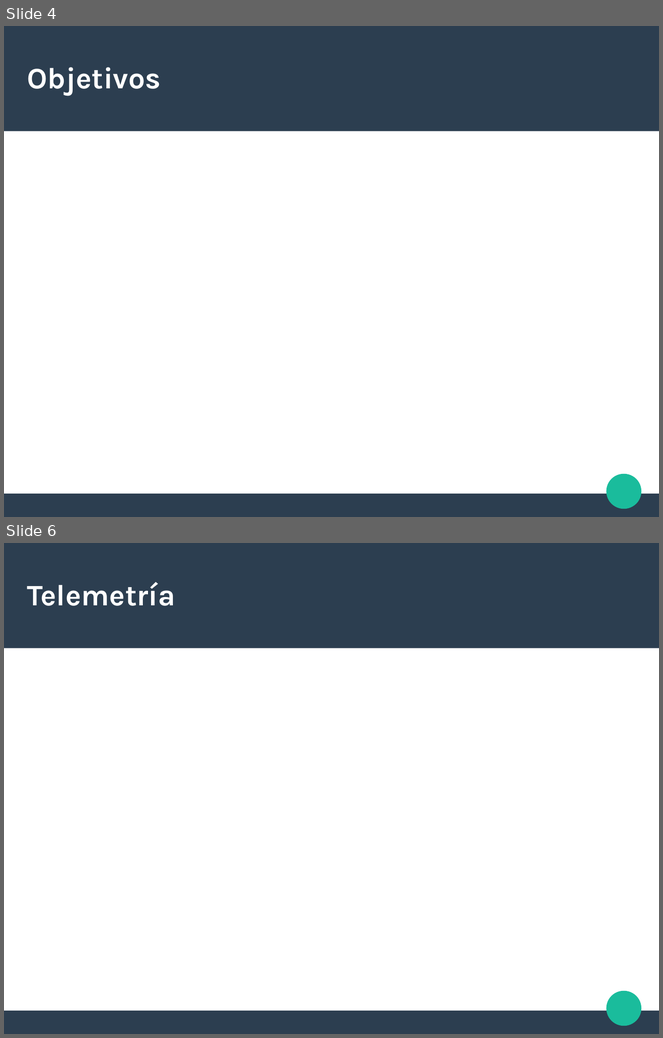
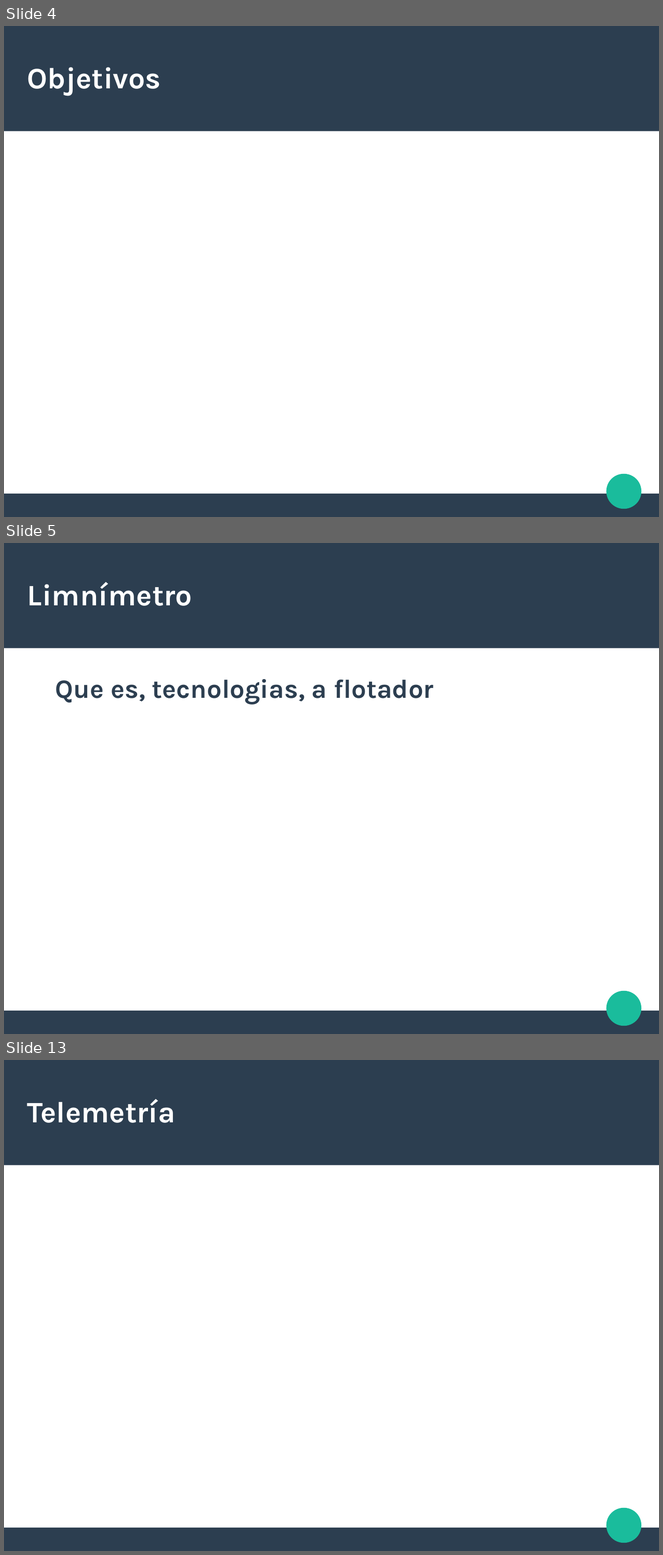
Before and after one commit to MaycoMD/PI, a slide deck: Documentos/PI_Presentacion_MaycoDagatti.odp. Shown one above the other, each under a label of ours: slides 4 and 6 before the commit, slides 4, 5 and 13 after it; the slides between them are not shown. The pictures are 663x1038 and 663x1555 pixels, drawn with LibreOffice and Linux fonts; fonts in the diff are those of the drawing. Boxes give left, top, right and bottom in pixels: in the first picture for what was removed or moved away, otherwise in the second. Text is boxed around its words. In the diff, an @@ line names an element or a change of style, - is before the commit and + after.

```diff
--- a/Documentos/PI_Presentacion_MaycoDagatti.odp
+++ b/Documentos/PI_Presentacion_MaycoDagatti.odp
@@ slide 5 added at box(4, 543, 659, 1034), background #FFFFFF; not listed: 3 template elements that a slide beside it also shows @@
@@ title added at box(27, 582, 192, 606), 36 pt, text #FFFFFF, bold @@
+Limnímetro
@@ text added at box(55, 679, 434, 704), 32 pt, text #2C3E50, bold @@
+Que es, tecnologias, a flotador
@@ what was slide 6 is now slide 13 @@
```
Also in this commit, not shown: 1 slide changed, 6 other slides added, 1 other file.
